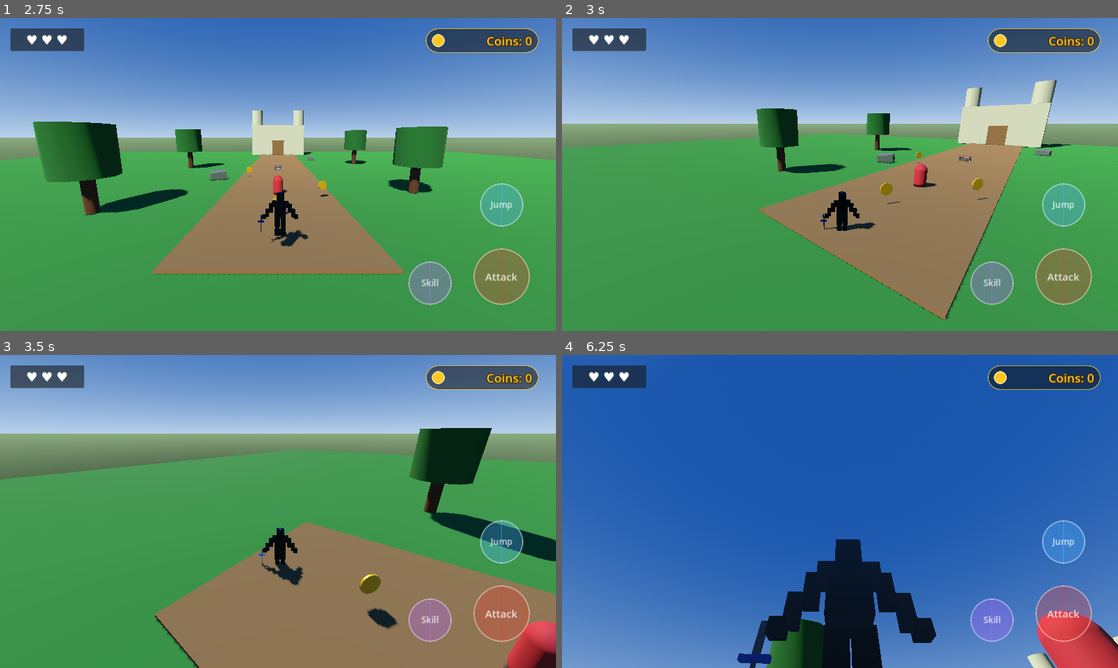
Above: before the commit, frames 1-4 (two rows, left to right).
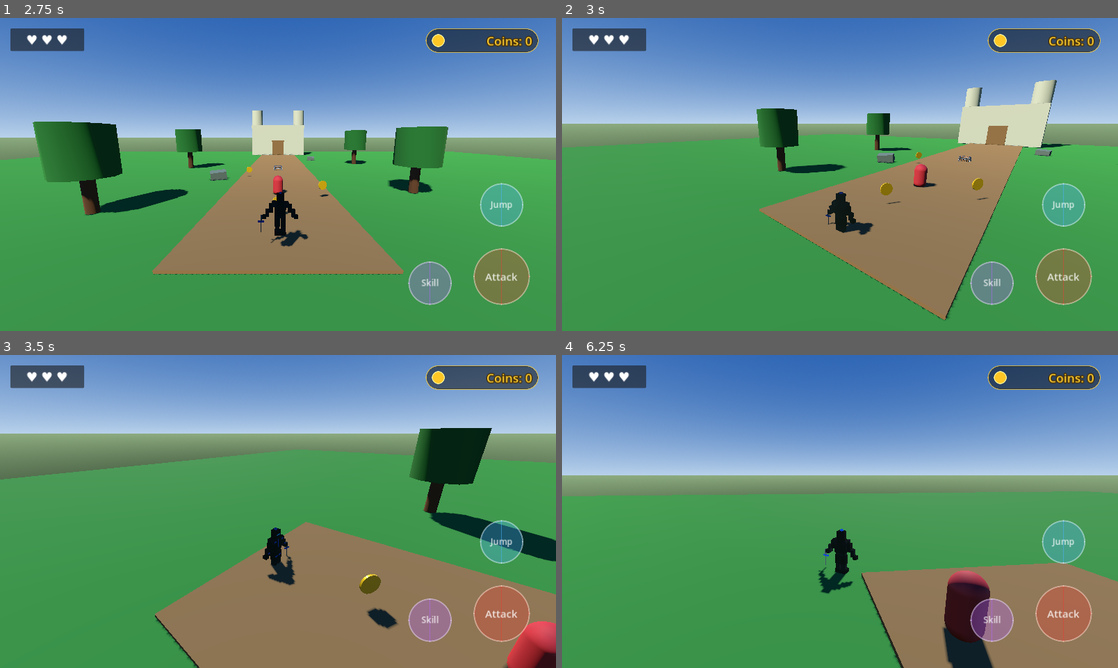
Above: after the commit, the same moments.

Repository: lolofadywaleed-hash/LostTreasureKingdom-Final
Game: Godot game, scene res://scenes/character_select.tscn
The game is run twice, just before and just after one commit, with the same random seed, the same clock (stepped at 60 frames per second) and the same inputs.
Inputs (mouse positions are in pixels of both pictures, inside the frame that each line leads up to):
- Up to frame 1 (2.75 s): click (100, 193) at 0.5 s; click "Jump" at 1.25 s; move the mouse to (250, 237) at 2.02 s; hold W (move_up) from 2.03 s (still down); click (250, 237) at 2.17 s; tap Space (jump) at 2.27 s
- Up to frame 2 (3 s): release W (move_up) at 2.75 s; drag from (1006, 221) to (812, 237) at 2.77 s
- Up to frame 3 (3.5 s): no input
- Up to frame 4 (6.25 s): move the mouse to (673, 464) at 3.52 s; hold A (move_left) 3.53-4.25 s; drag from (867, 511) to (673, 464) at 4.27 s; move the mouse to (756, 433) at 5.02 s; hold S (move_down) 5.03-5.75 s; tap Space (jump) at 5.27 s; drag from (962, 495) to (756, 433) at 5.77 s

Frame 1 is identical in both runs. In frame 2, 0.3% of the frame differs, in the area x 46-87%, y 40-70%; in frame 3, 0.5%; in frame 4, 97%, in the area x 0-100%, y 0-100%.

Commit message:
Fix third-person camera yaw, pitch and horizon

Diff:
--- a/scripts/player.gd
+++ b/scripts/player.gd
@@ -22,8 +22,8 @@
 
 @export_group("Touch Camera")
 @export var camera_sensitivity: float = 0.005
-@export var min_camera_pitch: float = -45.0
-@export var max_camera_pitch: float = 60.0
+@export var min_camera_pitch: float = -60.0
+@export var max_camera_pitch: float = -10.0
 
 @export_group("Scene References")
 @export var camera_pivot_path: NodePath = ^"CameraPivot"
@@ -54,7 +54,8 @@
 	if visual_driver != null:
 		visual_driver.set_physics_process(false)
 	if camera_pivot:
-		camera_pitch = camera_pivot.rotation.x
+		camera_pitch = clampf(camera_pivot.rotation.x, deg_to_rad(min_camera_pitch), deg_to_rad(max_camera_pitch))
+		camera_pivot.rotation = Vector3(camera_pitch, camera_pivot.rotation.y, 0.0)
 	else:
 		push_warning("CameraPivot was not found!")
 	if animation_player:
@@ -164,7 +165,7 @@
 func _rotate_camera(delta_position: Vector2) -> void:
 	if camera_pivot == null:
 		return
-	rotate_y(-delta_position.x * camera_sensitivity)
+	camera_pivot.rotation.y -= delta_position.x * camera_sensitivity
 	camera_pitch -= delta_position.y * camera_sensitivity
 	camera_pitch = clampf(camera_pitch, deg_to_rad(min_camera_pitch), deg_to_rad(max_camera_pitch))
-	camera_pivot.rotation.x = camera_pitch
+	camera_pivot.rotation = Vector3(camera_pitch, camera_pivot.rotation.y, 0.0)
